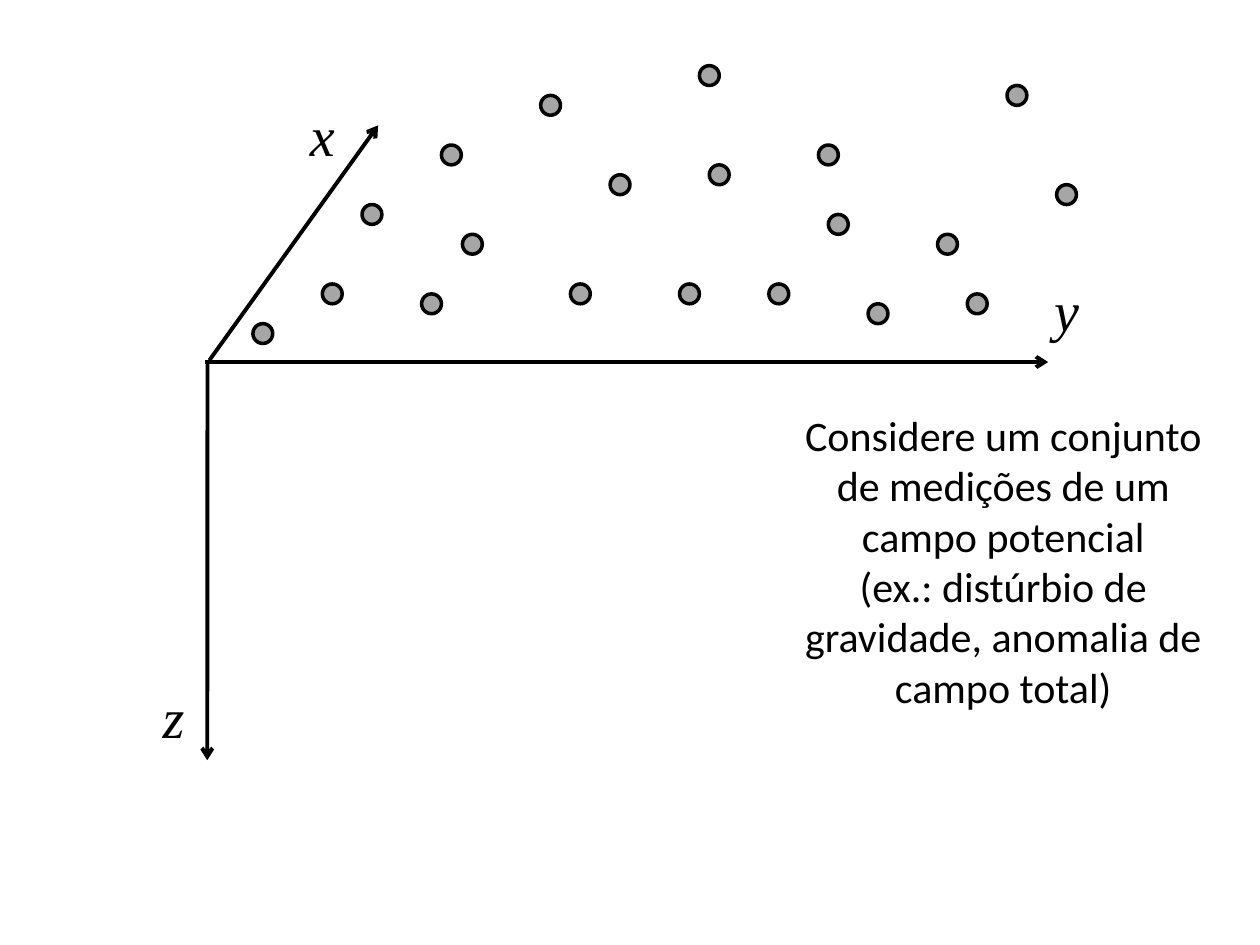
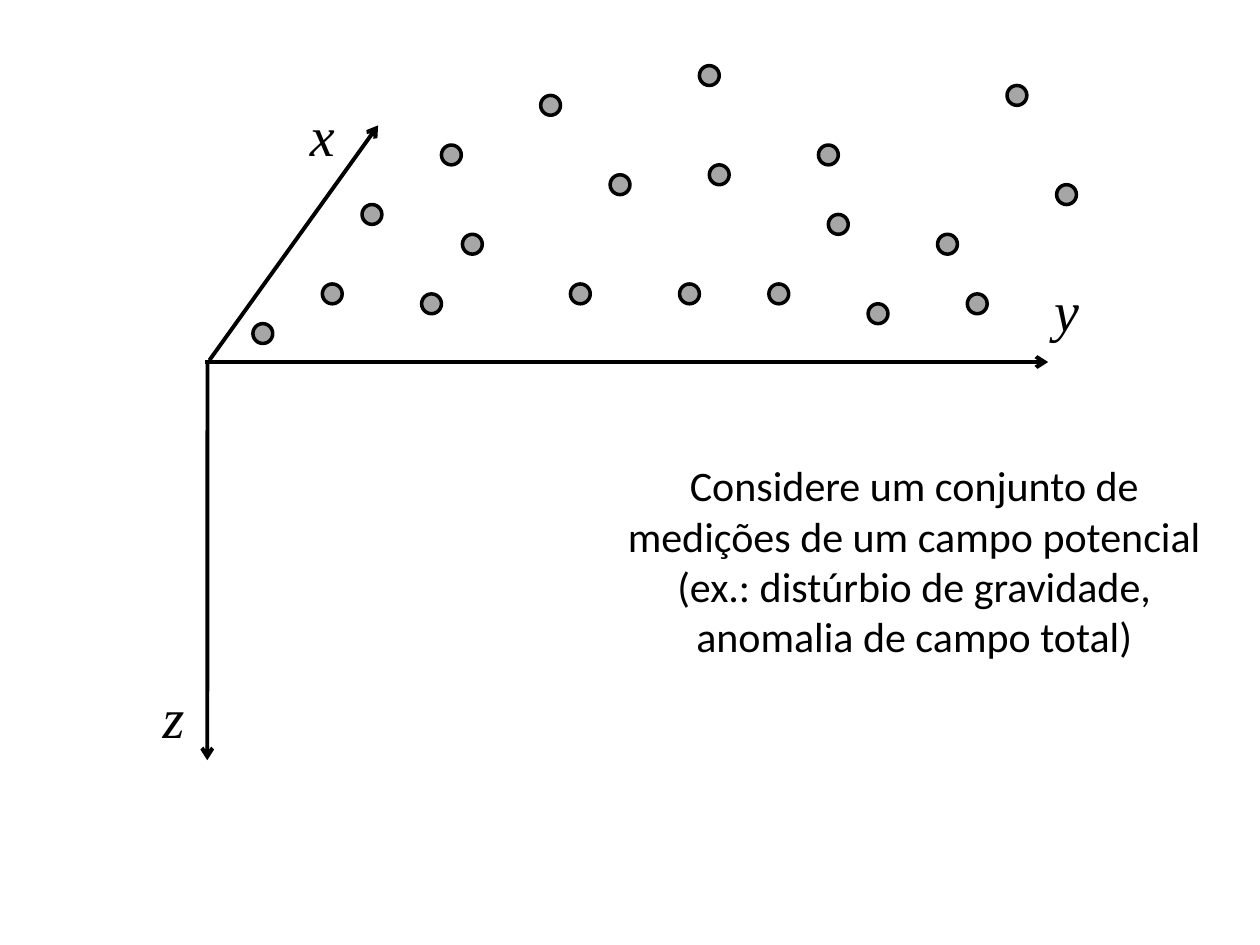
Before and after one commit to pinga-lab/CE-VII-SimBGf-2016, a slide deck: slide 5 of slides/7_integral_continuacao.pptx. Drawn at 1260x945 pixels with LibreOffice and Linux fonts; fonts in the diff are those of the drawing. Boxes give left, top, right and bottom in pixels: in the first picture for what was removed or moved away, otherwise in the second. Text is boxed around its words. In the diff, an @@ line names an element or a change of style, - is before the commit and + after.

```diff
--- a/slides/7_integral_continuacao.pptx
+++ b/slides/7_integral_continuacao.pptx
@@ text "Considere um conjunto de medições ..." rewrapped from <box>805,421,1201,710</box> to <box>628,471,1201,659</box> @@
```
Also in this commit, not shown: 4 other slides changed, 22 slides added.
